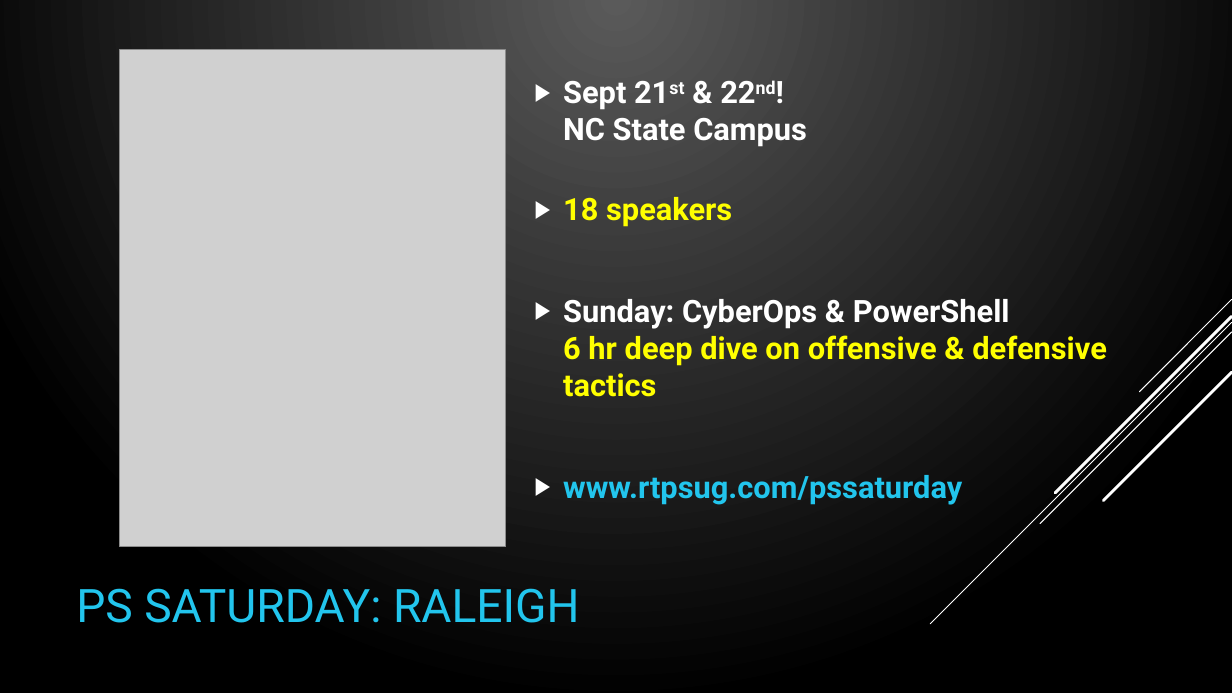
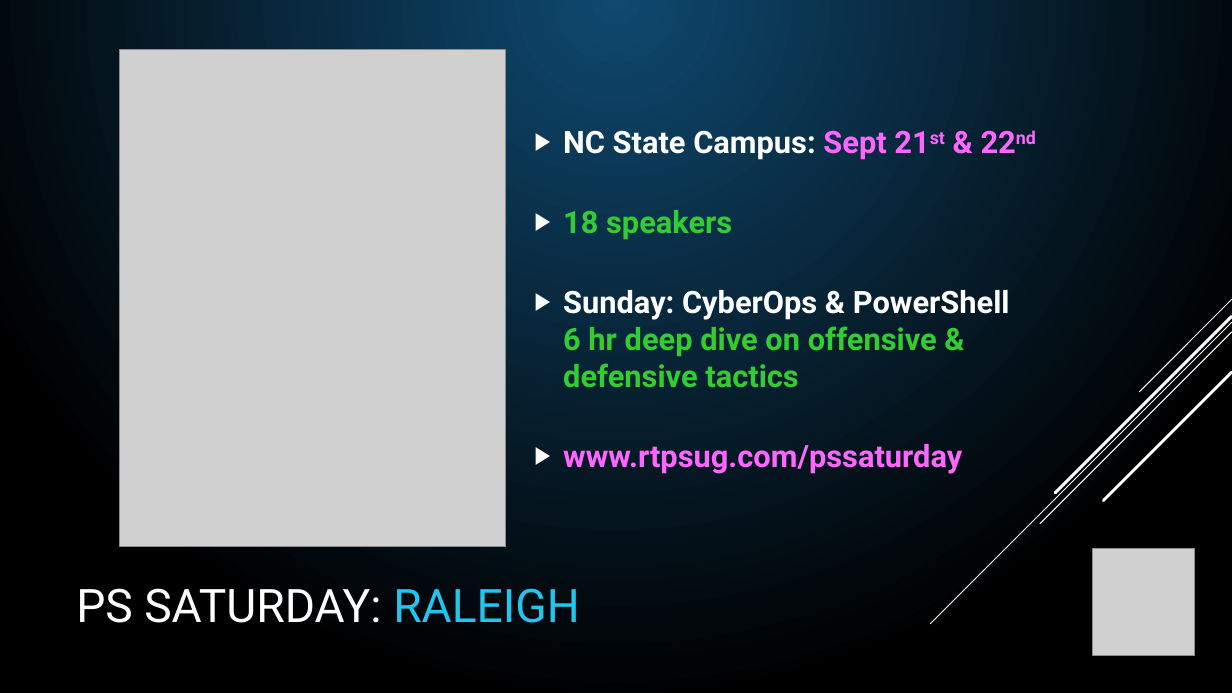
Before and after one commit to compwiz32/Presentations, a slide deck: slide 44 of 2019-08 PowerShell Chattanooga/PSRemoting - From 0 to Lockdown.pptx (slide 42 before the commit). Drawn at 1232x693 pixels with LibreOffice and Linux fonts; fonts in the diff are those of the drawing; grey boxes stand for pictures. Boxes give left, top, right and bottom in pixels: in the first picture for what was removed or moved away, otherwise in the second. Text is boxed around its words. In the diff, an @@ line names an element or a change of style, - is before the commit and + after.

Commit message:
change color theme and add PSSaturday Logos

```diff
--- a/2019-08 PowerShell Chattanooga/PSRemoting - From 0 to Lockdown.pptx
+++ b/2019-08 PowerShell Chattanooga/PSRemoting - From 0 to Lockdown.pptx
@@ background gradient #5B5B5B to #000000 to gradient #0F496F to #000000 @@
@@ text at [563, 130, 886, 160]: text changed @@
-▶ Sept 21st & 22nd!
-  NC State Campus
+▶ NC State Campus: Sept 21st & 22nd
@@ text at [563, 210, 1010, 474]: text colour #FFFF00 to #33CC33 in "18 speakers", "6 hr deep dive on offensive & ..."; text colour #22C5ED to #FF66FF in "www.rtpsug.com/pssaturday" @@
@@ title "PS SATURDAY: RALEIGH" at [76, 588, 580, 623]: text colour #22C5ED to #FFFFFF in "PS SATURDAY:" @@
@@ picture added at [1092, 549, 1195, 656] @@
```
Also in this commit, not shown: 40 other slides changed, 3 slides added, 1 slide removed.
